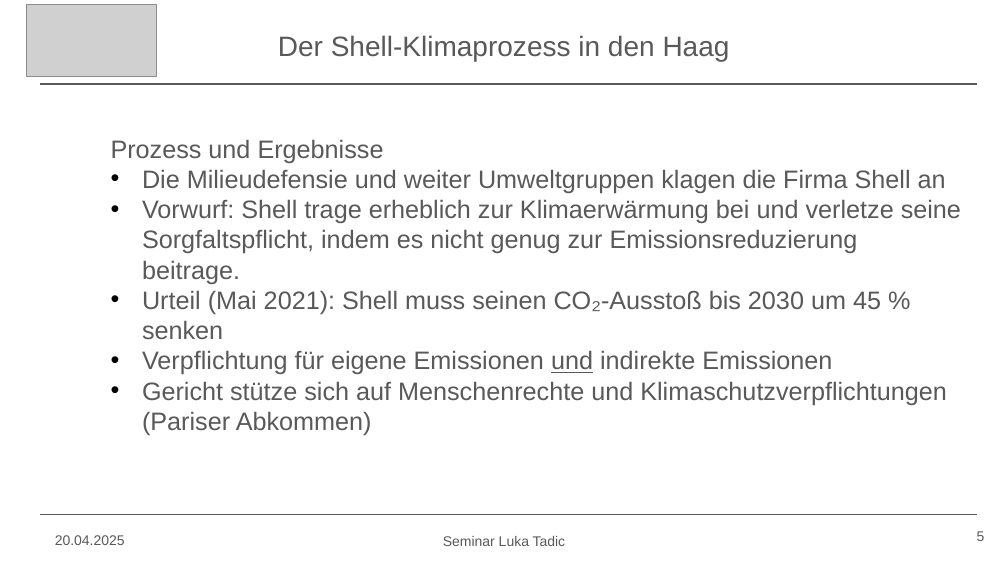
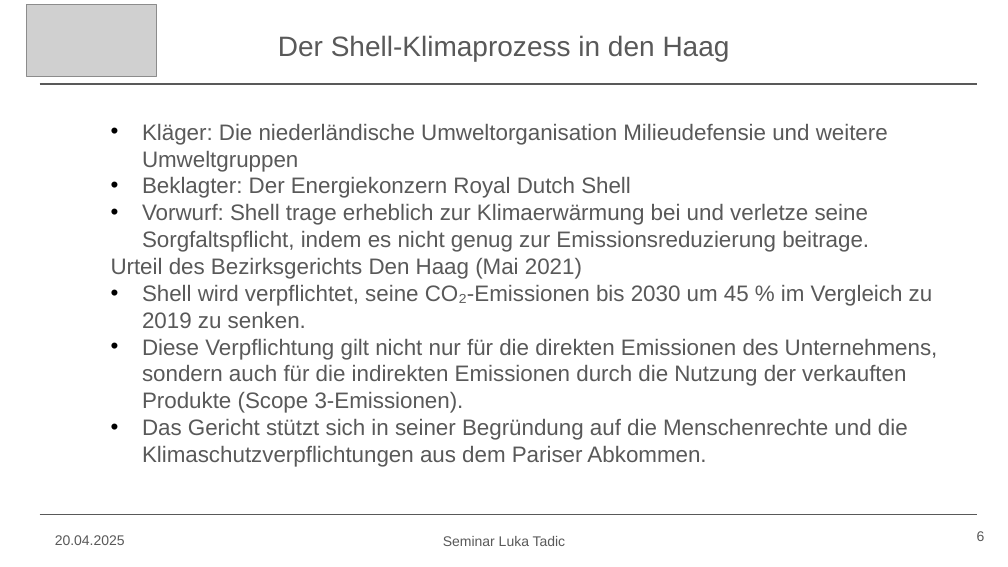
Before and after one commit to Lukiano12/Seminar, a slide deck: slide 6 of Seminar Präsentation.pptx (slide 5 before the commit). Drawn at 1008x567 pixels with LibreOffice and Linux fonts; fonts in the diff are those of the drawing; grey boxes stand for pictures. Boxes give left, top, right and bottom in pixels: in the first picture for what was removed or moved away, otherwise in the second. Text is boxed around its words. In the diff, an @@ line names an element or a change of style, - is before the commit and + after.

```diff
--- a/Seminar Präsentation.pptx
+++ b/Seminar Präsentation.pptx
@@ text at (x1=142, y1=124, x2=888, y2=198): text changed; size 18 to 16 pt @@
-  Prozess und Ergebnisse
-  • Die Milieudefensie und weiter Umweltgruppen klagen die Firma Shell an
+  • Kläger: Die niederländische Umweltorganisation Milieudefensie und weitere Umweltgruppen
+  • Beklagter: Der Energiekonzern Royal Dutch Shell
@@ text at (x1=142, y1=204, x2=869, y2=252): size 18 to 16 pt in "Vorwurf: Shell trage erheblich zur Klimaerwärmung bei ..." @@
@@ text at (x1=111, y1=258, x2=938, y2=467): text changed; size 18 to 16 pt @@
-  • Urteil (Mai 2021): Shell muss seinen CO₂-Ausstoß bis 2030 um 45 % senken
-  • Verpflichtung für eigene Emissionen und indirekte Emissionen
-  • Gericht stütze sich auf Menschenrechte und Klimaschutzverpflichtungen (Pariser Abkommen)
+  Urteil des Bezirksgerichts Den Haag (Mai 2021)
+  • Shell wird verpflichtet, seine CO₂-Emissionen bis 2030 um 45 % im Vergleich zu 2019 zu senken.
+  • Diese Verpflichtung gilt nicht nur für die direkten Emissionen des Unternehmens, sondern auch für die indirekten Emissionen durch die Nutzung der verkauften Produkte (Scope 3-Emissionen).
+  • Das Gericht stützt sich in seiner Begründung auf die Menschenrechte und die Klimaschutzverpflichtungen aus dem Pariser Abkommen.
@@ page number at (x1=977, y1=531, x2=985, y2=541): text changed @@
-5
+6
```
Also in this commit, not shown: 8 other slides changed, 10 slides added.
